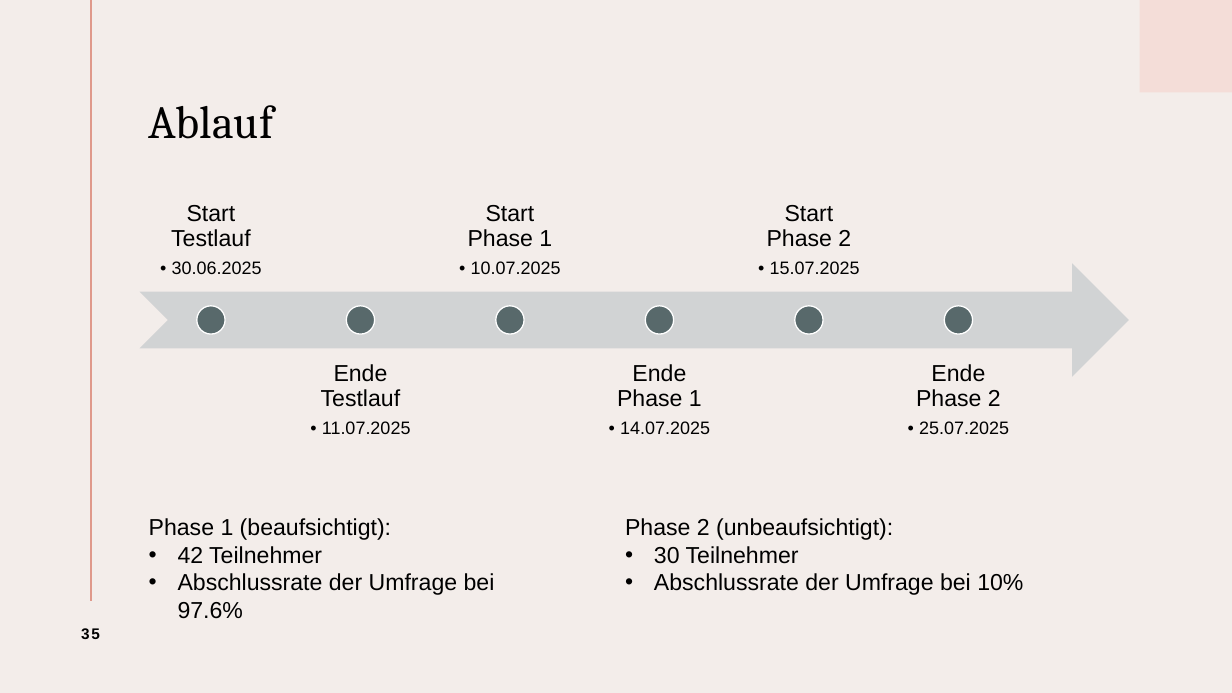
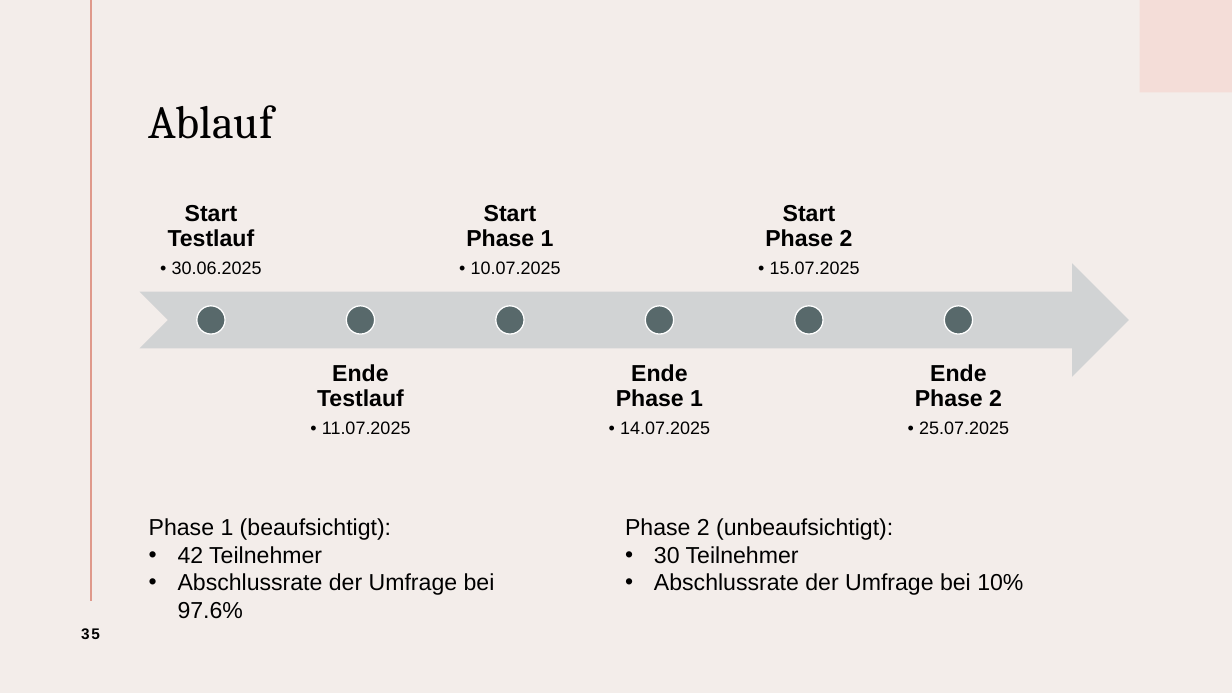
Before and after one commit to ToniHantschmann/deepfake_detector, a slide deck: slide 35 of presentation/presentation.pptx. Drawn at 1232x693 pixels with LibreOffice and Linux fonts; fonts in the diff are those of the drawing. Boxes give left, top, right and bottom in pixels: in the first picture for what was removed or moved away, otherwise in the second. Text is boxed around its words. In the diff, an @@ line names an element or a change of style, - is before the commit and + after.

```diff
--- a/presentation/presentation.pptx
+++ b/presentation/presentation.pptx
@@ text at bbox=[168, 205, 255, 247]: bold on in "Start Testlauf" @@
@@ text at bbox=[466, 205, 554, 247]: bold on in "Start Phase 1" @@
@@ text at bbox=[765, 205, 853, 247]: bold on in "Start Phase 2" @@
@@ text at bbox=[317, 364, 404, 407]: bold on in "Ende Testlauf" @@
@@ text at bbox=[616, 364, 703, 407]: bold on in "Ende Phase 1" @@
@@ text at bbox=[915, 364, 1002, 407]: bold on in "Ende Phase 2" @@
```
Also in this commit, not shown: 6 other slides changed, 9 slides added, 1 slide removed.
